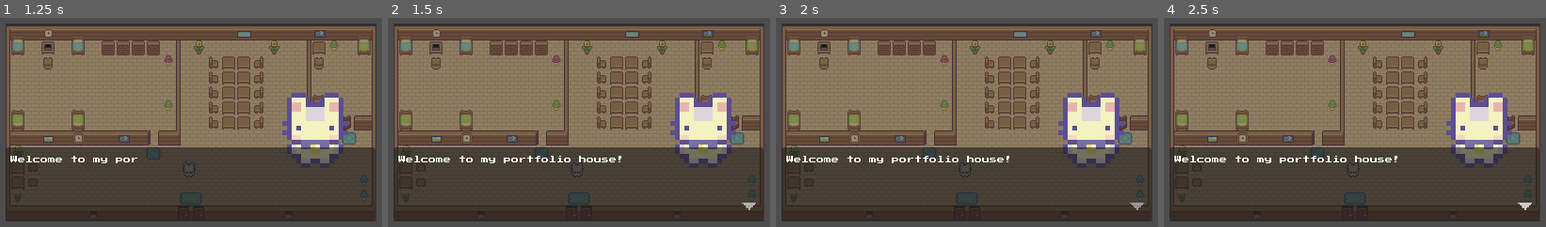
Above: before the commit, frames 1-4 (left to right).
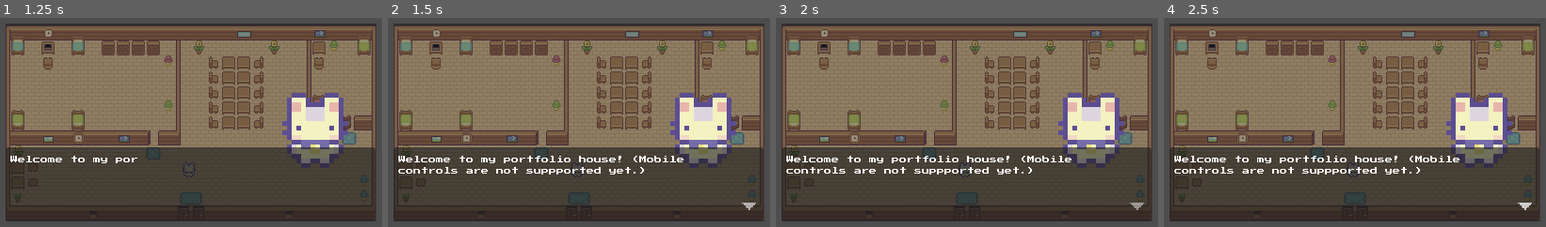
Above: after the commit, the same moments.

Repository: Gwyneth0401/Portfolio-Project
Game: Godot game, scene res://scenes/levels/main.tscn
Same seed, same stepped clock (60 frames per second), same inputs: the game is played once before the commit and once after it.
Inputs (mouse positions are in pixels of both pictures, inside the frame that each line leads up to):
- Up to frame 1 (1.25 s): move the mouse to (290, 109) at 0.52 s; hold Right (right) from 0.53 s (still down); tap F (interact) at 0.6 s; click (290, 109) at 0.67 s
- Up to frame 2 (1.5 s): release Right (right) at 1.25 s; drag from (487, 135) to (437, 47) at 1.27 s
- Up to frame 3 (2 s): no input
- Up to frame 4 (2.5 s): move the mouse to (1400, 66) at 2.02 s; hold Right (right) from 2.03 s (still down); tap F (interact) at 2.1 s

Frame 1 is identical in both runs. In frame 2, 0.8% of the frame differs, in the area x 2-78%, y 65-75%; in frame 3, 0.8%; in frame 4, 0.8%.

Commit message:
Add mobile not yet supported

Diff:
--- a/scenes/user interface/dialog_ui.gd
+++ b/scenes/user interface/dialog_ui.gd
@@ -5,7 +5,7 @@
 
 @export var dialog_lines = [
 	"Hi, I'm Windy!",
-	"Welcome to my portfolio house!",
+	"Welcome to my portfolio house! (Mobile controls are not suppported yet.)",
 	"Feel free to look around. You can interact with the laptop.",
 	"This portfolio is still under development. More features will be added in the future."
 ]
Not shown, changed: docs/index.html
Not shown, changed: docs/index.pck
